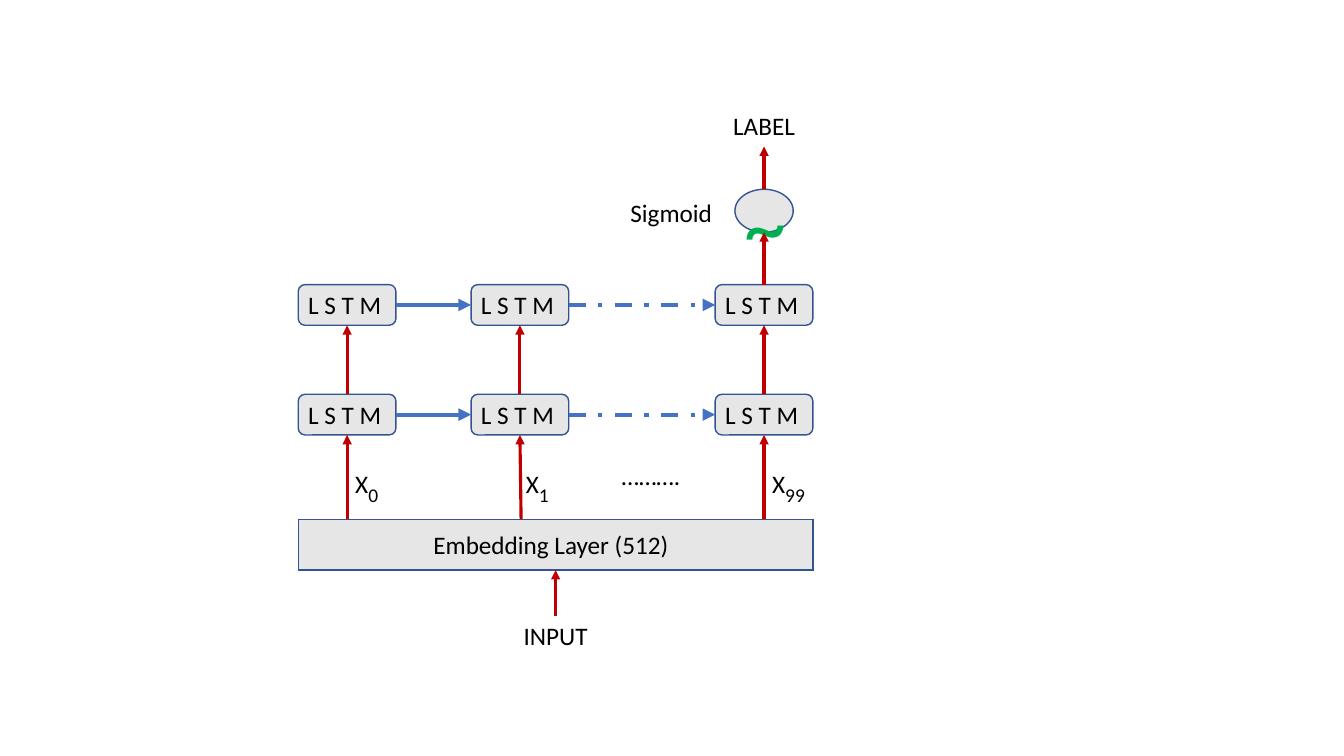
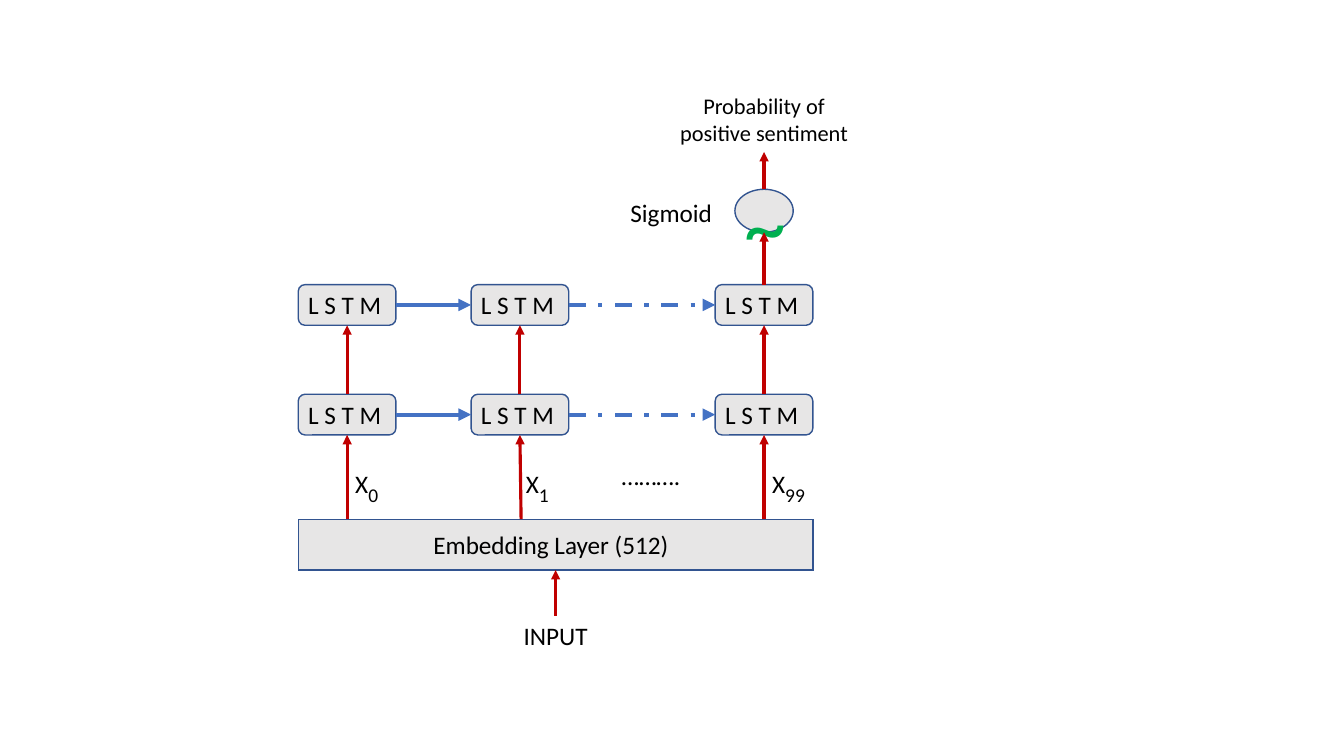
Before and after one commit to rrahulnayar/CS760-Twitter-Sentiment-Analysis, a slide deck: slide 1 of pdf/NN Model.pptx. Drawn at 1344x756 pixels with LibreOffice and Linux fonts; fonts in the diff are those of the drawing. Boxes give left, top, right and bottom in pixels: in the first picture for what was removed or moved away, otherwise in the second. Text is boxed around its words. In the diff, an @@ line names an element or a change of style, - is before the commit and + after.

```diff
--- a/pdf/NN Model.pptx
+++ b/pdf/NN Model.pptx
@@ text at [680, 98, 848, 145]: text changed; size 18 to 16 pt @@
-LABEL
+Probability of positive sentiment
@@ arrow moved from (764, 190) - (764, 146) to (764, 190) - (764, 152) @@
```
Also in this commit, not shown: 1 other file.
